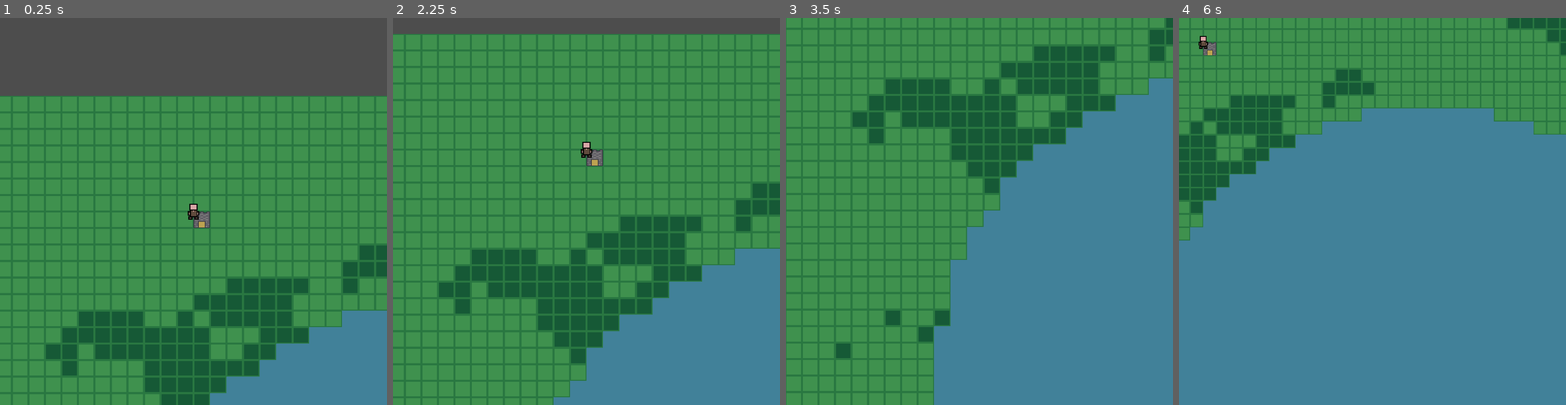
Above: before the commit, frames 1-4 (left to right).
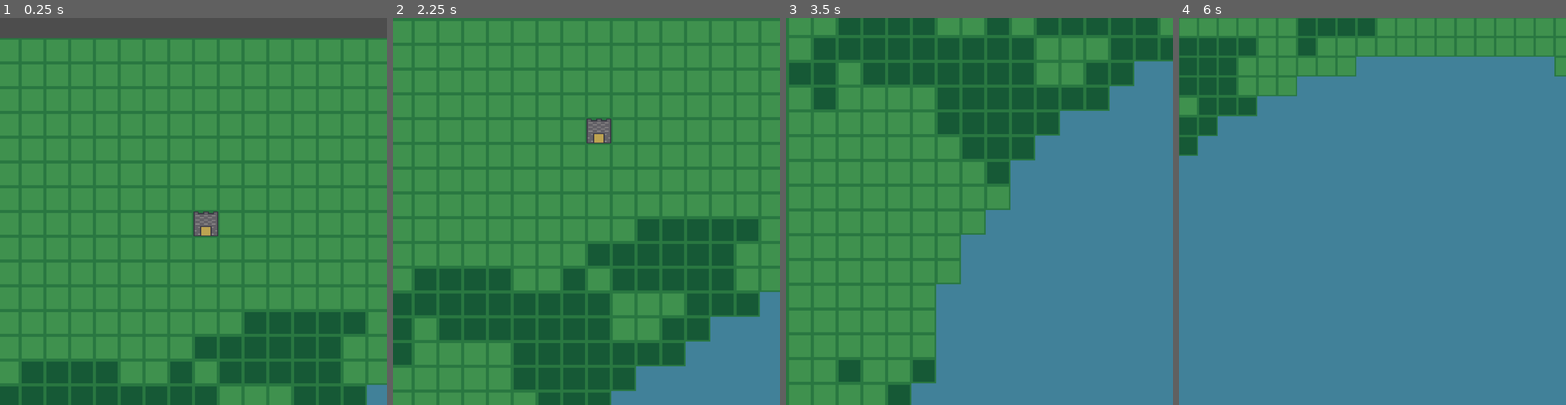
Above: after the commit, the same moments.

Repository: henry-w-slough/Civillization
Game: Godot game, scene res://scenes/gen_world.tscn
Same seed, same stepped clock (60 frames per second), same inputs: the game is played once before the commit and once after it.
Inputs (mouse positions are in pixels of both pictures, inside the frame that each line leads up to):
- Up to frame 1 (0.25 s): no input
- Up to frame 2 (2.25 s): tap Enter at 0.5, 2 s; move the mouse to (671, 192) at 0.52 s; hold Right (ui_right) 0.53-1.28 s; click (671, 192) at 0.6 s; tap Space at 1.25 s; move the mouse to (509, 230) at 1.27 s; hold Down (ui_down) 1.28-2.03 s; click (509, 230) at 1.35 s; move the mouse to (625, 126) at 2.02 s; hold Right (ui_right) from 2.03 s (still down); hold S (camera_down) from 2.03 s (still down)
- Up to frame 3 (3.5 s): click (1018, 126) at 2.3 s; move the mouse to (960, 288) at 2.77 s; release Right (ui_right) at 2.78 s; release S (camera_down) at 2.78 s; hold Up (ui_up) from 2.78 s (still down); tap A (camera_left) at 2.85 s; click (960, 288) at 3.05 s
- Up to frame 4 (6 s): tap Space at 3.5, 5.75 s; move the mouse to (1488, 269) at 3.52 s; release Up (ui_up) at 3.53 s; hold D (camera_right) 3.53-4.28 s; hold Left (ui_left) 3.53-5.03 s; click (1488, 269) at 3.8 s; move the mouse to (1256, 153) at 4.27 s; tap W (camera_up) at 4.35 s; click (1256, 153) at 4.55 s; tap Enter at 5 s; move the mouse to (1391, 211) at 5.02 s; hold Down (ui_down) 5.03-5.78 s; tap = (camera_zoom_in) at 5.1 s; click (1391, 211) at 5.3 s; move the mouse to (1314, 114) at 5.77 s; hold Right (ui_right) from 5.78 s (still down); tap - (camera_zoom_out) at 5.85 s

The runs differ from the first frame. In frame 1, 47% of the frame differs, in the area x 0-100%, y 5-100%; in frame 2, 45%; in frame 3, 32%; in frame 4, 23%.

Commit message:
Push villager updates

Diff:
--- a/project.godot
+++ b/project.godot
@@ -17,8 +17,8 @@
 
 [display]
 
-window/size/viewport_width=1500
-window/size/viewport_height=1500
+window/size/viewport_width=1000
+window/size/viewport_height=1000
 
 [input]
 
--- a/scenes/gen_world.tscn
+++ b/scenes/gen_world.tscn
@@ -1,10 +1,10 @@
 [gd_scene load_steps=12 format=3 uid="uid://dhptvycu3kb8x"]
 
 [ext_resource type="Script" path="res://scripts/proc_gen_world.gd" id="1_8bc5o"]
-[ext_resource type="PackedScene" uid="uid://mp45mpvlext0" path="res://scenes/mouse.tscn" id="2_li7n1"]
 [ext_resource type="PackedScene" uid="uid://c016awfj7iviw" path="res://scenes/castle.tscn" id="3_cyrfq"]
 [ext_resource type="Texture2D" uid="uid://dytxuolmgblts" path="res://sprites/tilemap.png" id="3_pdyam"]
 [ext_resource type="PackedScene" uid="uid://c62qwijfyp6lx" path="res://scenes/villager.tscn" id="4_8jxva"]
+[ext_resource type="Script" path="res://scripts/mouse.gd" id="5_fhnn0"]
 
 [sub_resource type="FastNoiseLite" id="FastNoiseLite_ti7tk"]
 noise_type = 2
@@ -29,11 +29,20 @@
 texture = ExtResource("3_pdyam")
 texture_region_size = Vector2i(64, 64)
 0:0/0 = 0
+0:0/0/physics_layer_0/linear_velocity = Vector2(0, 0)
+0:0/0/physics_layer_0/angular_velocity = 0.0
+0:0/0/physics_layer_0/polygon_0/points = PackedVector2Array(-32, -32, 32, -32, 32, 32, -32, 32)
 1:0/0 = 0
+1:0/0/physics_layer_0/linear_velocity = Vector2(0, 0)
+1:0/0/physics_layer_0/angular_velocity = 0.0
+1:0/0/physics_layer_0/polygon_0/points = PackedVector2Array(-32, -32, 32, -32, 32, 32, -32, 32)
 2:0/0 = 0
+2:0/0/physics_layer_0/linear_velocity = Vector2(0, 0)
+2:0/0/physics_layer_0/angular_velocity = 0.0
 
 [sub_resource type="TileSet" id="TileSet_no6r4"]
 tile_size = Vector2i(64, 64)
+physics_layer_0/collision_layer = 1
 sources/0 = SubResource("TileSetAtlasSource_dbphm")
 
 [node name="proc_gen_world" type="Node2D"]
@@ -41,8 +50,6 @@
 script = ExtResource("1_8bc5o")
 land_noise_texture = SubResource("NoiseTexture2D_i0tjk")
 tree_noise_texture = SubResource("NoiseTexture2D_rdpdf")
-
-[node name="Mouse" parent="." instance=ExtResource("2_li7n1")]
 
 [node name="TileMap" type="TileMap" parent="."]
 tile_set = SubResource("TileSet_no6r4")
@@ -52,3 +59,6 @@
 
 [node name="Villager" parent="." instance=ExtResource("4_8jxva")]
 position = Vector2(86, 32)
+
+[node name="Mouse" type="Node2D" parent="."]
+script = ExtResource("5_fhnn0")
--- a/scenes/mouse.tscn
+++ /dev/null
@@ -1,15 +0,0 @@
-[gd_scene load_steps=3 format=3 uid="uid://mp45mpvlext0"]
-
-[ext_resource type="Script" path="res://scripts/mouse.gd" id="1_fdau4"]
-
-[sub_resource type="RectangleShape2D" id="RectangleShape2D_g2at5"]
-size = Vector2(16, 16)
-
-[node name="Mouse" type="Area2D"]
-script = ExtResource("1_fdau4")
-
-[node name="CollisionShape2D" type="CollisionShape2D" parent="."]
-shape = SubResource("RectangleShape2D_g2at5")
-
-[connection signal="area_entered" from="." to="." method="_on_area_entered"]
-[connection signal="area_exited" from="." to="." method="_on_area_exited"]
--- a/scenes/villager.tscn
+++ b/scenes/villager.tscn
@@ -17,6 +17,7 @@
 target_desired_distance = 50.0
 path_postprocessing = 1
 avoidance_enabled = true
+max_speed = 1662.5
 debug_enabled = true
 debug_use_custom = true
 
--- a/scripts/mouse.gd
+++ b/scripts/mouse.gd
@@ -1,7 +1,7 @@
-extends Area2D
+extends Node2D
 
 #for objects that are selected by mouse
-var selected_tile
+var selected_tile = "none"
 
 var removable_trees = []
 
@@ -13,19 +13,6 @@
 
 # Called every frame. 'delta' is the elapsed time since the previous frame.
 func _process(_delta):
-	global_position = get_global_mouse_position()
-
-
 
 	if Input.is_action_just_pressed("Select"):
-		selected_tile = get_atlas(tile_map.local_to_map(global_position))
-
-
-
-
-
-
-
-
-func get_atlas(tile_coords):
-	return tile_map.get_cell_atlas_coords( 0, tile_coords )
+		selected_tile = tile_map.local_to_map(get_global_mouse_position())
--- a/scripts/villager.gd
+++ b/scripts/villager.gd
@@ -1,15 +1,16 @@
 extends CharacterBody2D
 
-
+@onready var tile_map = get_parent().get_node("TileMap")
 #navigation variables
 @onready var nav = $NavigationAgent2D
 var speed = 300
 var accel = 20
 var direction
 
+#tasks (including mouse vars)
+@onready var mouse = get_parent().get_node("Mouse")
+
 var current_task = "idle"
-
-var array = [9, 2, 5, 1]
 
 
 
@@ -26,11 +27,20 @@
 
 
 func _physics_process(delta):
-	move_to_nav_pos(delta)
+	nav.target_position = get_global_mouse_position()
+	if get_atlas(mouse.selected_tile) == Vector2i(1, 0) and nav.is_target_reached():
+		current_task = "wood"
 
 
+	direction = Vector3()
+
+	direction = nav.get_next_path_position() - global_position
+	direction = direction.normalized()
+
+	velocity = velocity.lerp(direction * speed, accel * delta)
 
 	move_and_slide()
+
 
 
 
@@ -40,7 +50,7 @@
 	await get_tree().process_frame
 	set_physics_process(true)
 
-	global_position = get_parent().castle_coordinates
+
 
 
 
@@ -56,3 +66,18 @@
 
 	if nav.is_target_reached():
 		velocity = Vector2(0, 0)
+
+
+
+
+
+
+
+
+
+
+
+
+func get_atlas(tile_coords):
+	if str(tile_coords) != "none":
+		return tile_map.get_cell_atlas_coords( 0, tile_coords )
